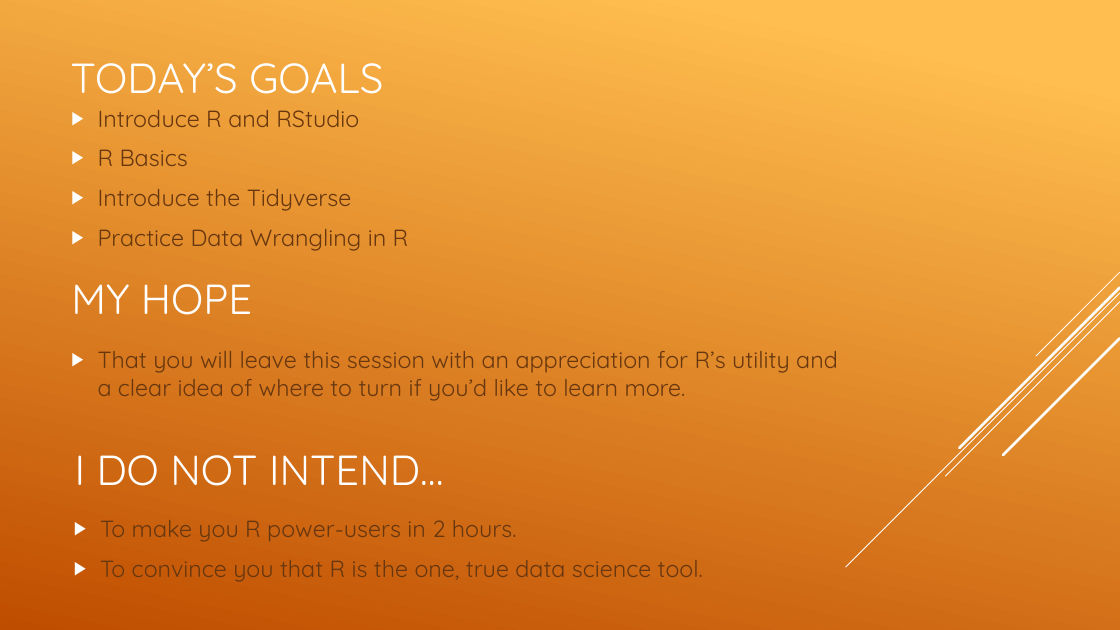
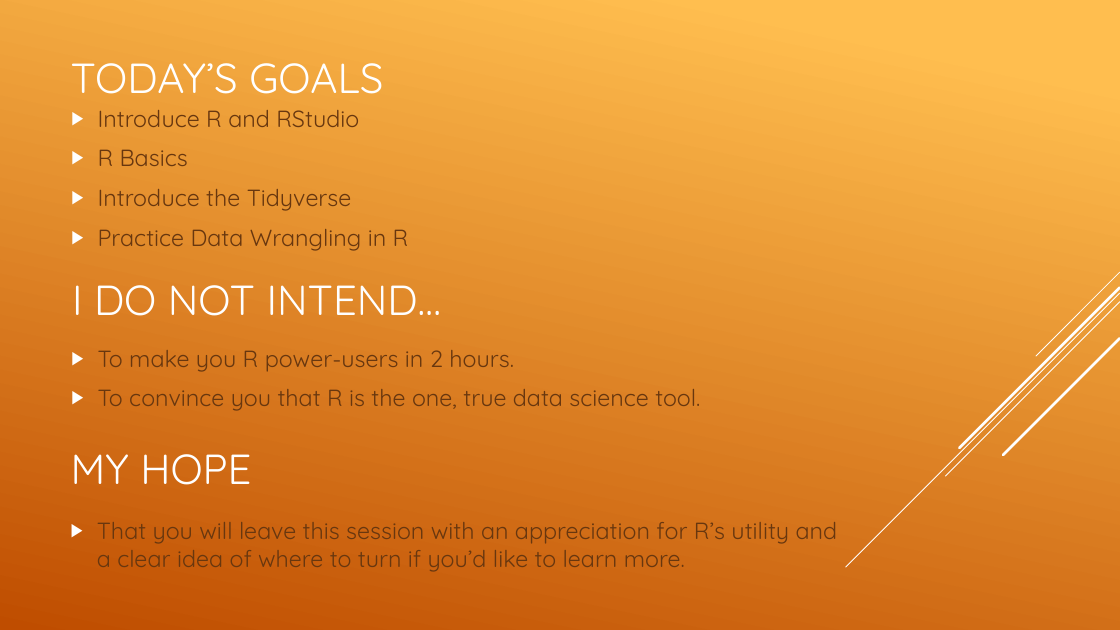
Before and after one commit to adelarue/cos_2021, a slide deck: slide 4 of 2_data_wrangling/Session 2.pptx. Drawn at 1120x630 pixels with LibreOffice and Linux fonts; fonts in the diff are those of the drawing. Boxes give left, top, right and bottom in pixels: in the first picture for what was removed or moved away, otherwise in the second. Text is boxed around its words. In the diff, an @@ line names an element or a change of style, - is before the commit and + after.

Commit message:
Update Session 2 materials
Updated the Lecture Slides and Rmarkdown document. Also added a student script to follow along.

```diff
--- a/2_data_wrangling/Session 2.pptx
+++ b/2_data_wrangling/Session 2.pptx
@@ text "I DO NOT INTEND…": place and size @@
-text "I DO NOT INTEND…" at (75, 455, 444, 486)
+text "I DO NOT INTEND…" at (72, 285, 442, 316)
@@ text "To make you R power-users ...": place and size @@
-text "To make you R power-users ..." at (100, 520, 703, 582)
+text "To make you R power-users ..." at (98, 350, 700, 411)
@@ text "MY HOPE": place and size @@
-text "MY HOPE" at (71, 284, 252, 315)
+text "MY HOPE" at (71, 454, 251, 485)
@@ text "That you will leave this ...": place and size @@
-text "That you will leave this ..." at (98, 351, 838, 401)
+text "That you will leave this ..." at (97, 522, 838, 572)
```
Also in this commit, not shown: 3 other slides changed, 8 other files.
